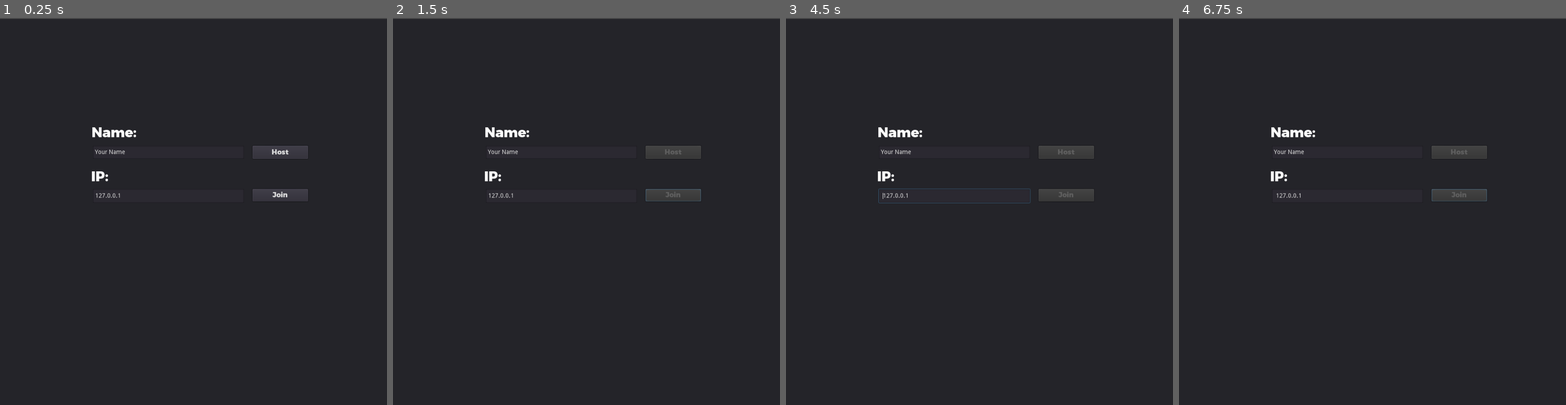
Above: before the commit, frames 1-4 (left to right).
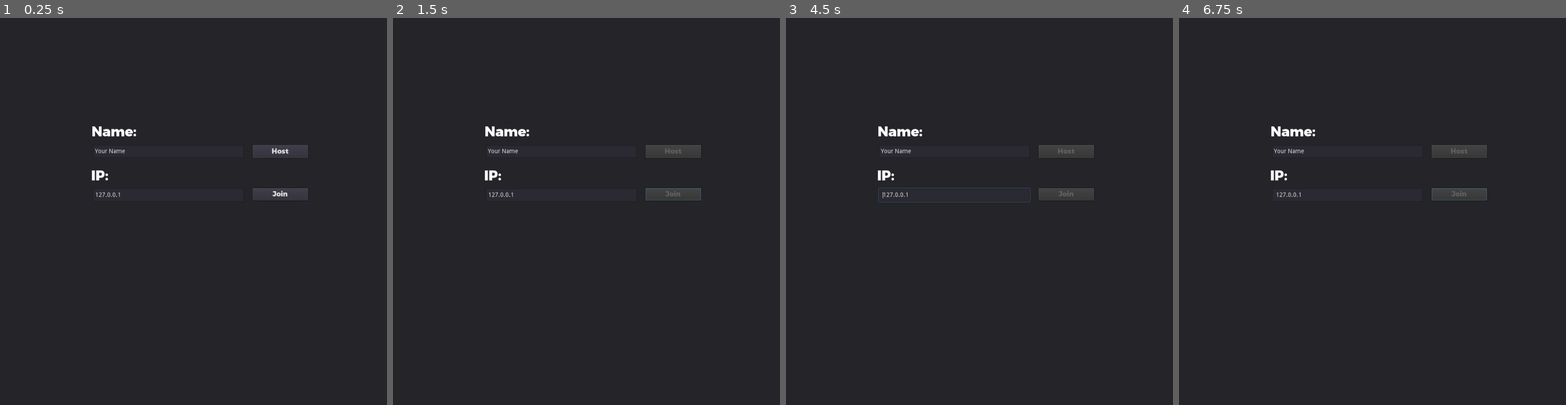
Above: after the commit, the same moments.

Repository: Roket132/GDMaze
Game: Godot game, scene res://Network/Lobby.tscn
The game is run twice, just before and just after one commit, with the same random seed, the same clock (stepped at 60 frames per second) and the same inputs.
Inputs (mouse positions are in pixels of both pictures, inside the frame that each line leads up to):
- Up to frame 1 (0.25 s): no input
- Up to frame 2 (1.5 s): tap Enter at 0.5 s; move the mouse to (671, 192) at 0.52 s; hold Right (ui_right) 0.53-1.25 s; hold Middle mouse button (cam_drag, bound only after the commit) 0.53-1.25 s; click (671, 192) at 0.67 s; drag from (509, 230) to (567, 288) at 1.27 s
- Up to frame 3 (4.5 s): move the mouse to (1018, 126) at 2.02 s; hold Right (ui_right) 2.03-2.75 s; hold Middle mouse button (cam_drag, bound only after the commit) 2.03-2.75 s; click (1018, 126) at 2.17 s; drag from (960, 288) to (863, 153) at 2.77 s; move the mouse to (1095, 269) at 3.52 s; hold Left (ui_left) 3.53-4.25 s; hold Middle mouse button (cam_drag, bound only after the commit) 3.53-4.25 s; click (1095, 269) at 3.67 s; tap Space at 4.25 s; drag from (863, 153) to (921, 114) at 4.27 s
- Up to frame 4 (6.75 s): tap Enter at 5, 6.5 s; move the mouse to (1391, 211) at 5.02 s; hold Down (ui_down) 5.03-5.75 s; hold Middle mouse button (cam_drag, bound only after the commit) 5.03-5.75 s; click (1391, 211) at 5.17 s; tap Space at 5.75 s; drag from (1314, 114) to (1295, 230) at 5.77 s; move the mouse to (1457, 192) at 6.52 s; hold Up (ui_up) from 6.53 s (still down); hold Middle mouse button (cam_drag, bound only after the commit) from 6.53 s (still down); click (1457, 192) at 6.67 s

The runs differ from the first frame. In frame 1, 0.6% of the frame differs, in the area x 0-100%, y 0-48%; in frame 2, 0.6%; in frame 3, 0.7%; in frame 4, 0.6%.
Error before the commit: Invalid get index '0' (on base: 'PoolStringArray'). (res://Map/Map.gd:26)
Error after the commit: Invalid get index '0' (on base: 'PoolStringArray'). (res://Map/Map.gd:29)

Commit message:
add spectator

Diff:
--- a/Map/Map.gd
+++ b/Map/Map.gd
@@ -7,12 +7,15 @@
 var BLOCK_SIZE = 64
 var DIFF = 32
 
+# height and width will init from input
+var height
+var width
+
 var map
 var items_dict = {}
 var spawn_positions = []
 
 func _ready():
-#	$players.set_as_toplevel(true)
 	load_map("C:/Users/Dmitry/Desktop/GODOT PICTURE/GDMaze.txt")
 	draw_map(map)
 
@@ -23,6 +26,9 @@
 	var file = File.new()
 	file.open(patch, file.READ)
 	var n = file.get_csv_line(" ")
+	height = n[0] as int
+	width = n[1] as int
+
 	map = create_2d_array(n[0], n[1])
 
 	for i in range(n[0]):
@@ -43,9 +49,7 @@
 			if type != "0" and type != "1" and scenes_dictionary.has(type):
 				var item = Scenes[scenes_dictionary[map[i][j]]].instance()
 				add_child(item)
-				print(i," ", j)
 				item.position = Vector2(j * BLOCK_SIZE + DIFF, i * BLOCK_SIZE + DIFF)
-				print("add")
 				items_dict[item.position] = item
 				#item.connect("hit_" + name_dictionary[type], $Player, "hit_" + name_dictionary[type])
 
@@ -58,8 +62,3 @@
 		arr.append([])
 		arr[i].resize(m)
 	return arr
-
-remote func remove_torch(i, j):
-	print("rem")
-	for i in items_dict:
-		print(i)
--- a/Map/Map.tscn
+++ b/Map/Map.tscn
@@ -55,5 +55,3 @@
 "B": "bonfire",
 "T": "torch"
 }
-
-[node name="players" type="Node2D" parent="."]
--- a/Network/Lobby.gd
+++ b/Network/Lobby.gd
@@ -48,6 +48,12 @@
 	$Connect/Join.disabled = false
 	$Connect/Error.set_text("Connection failed.")
 
+func _on_game_ended():
+	show()
+	$Connect.show()
+	$Players.hide()
+	$Connect/Host.disabled = false
+
 func _on_game_error(errtxt):
 	get_node("err").dialog_text = errtxt
 	get_node("err").popup_centered_minsize()
--- a/Network/Lobby.tscn
+++ b/Network/Lobby.tscn
@@ -32,8 +32,6 @@
 [node name="Connect" type="Panel" parent="."]
 anchor_right = 1.0
 anchor_bottom = 1.0
-margin_top = 1.75809
-margin_bottom = 1.75806
 
 [node name="Name" type="Label" parent="Connect"]
 anchor_top = 0.5
@@ -85,9 +83,9 @@
 
 [node name="Error" type="Label" parent="Connect"]
 margin_left = 215.0
-margin_top = 485.242
+margin_top = 487.0
 margin_right = 708.0
-margin_bottom = 522.242
+margin_bottom = 524.0
 
 [node name="Players" type="Panel" parent="."]
 visible = false
--- a/Network/gamestate.gd
+++ b/Network/gamestate.gd
@@ -11,6 +11,8 @@
 
 # Names for remote players in id:name format
 var players = {}
+# Ref to player instance
+var players_ref = []
 
 # Signals to let lobby GUI know what's going on
 signal player_list_changed()
@@ -63,7 +65,6 @@
 		for p_id in players: # Then, for each remote player
 			rpc_id(id, "register_player", p_id, players[p_id]) # Send player to new dude
 			rpc_id(p_id, "register_player", id, new_player_name) # Send new dude to player
-	print(player_name, " ", id, " ", new_player_name)
 	players[id] = new_player_name
 	emit_signal("player_list_changed")
 
@@ -75,14 +76,25 @@
 	get_tree().set_pause(true)
 	var world = load("res://Map/Map.tscn").instance()
 	get_tree().get_root().add_child(world)
-
 	get_tree().get_root().get_node("Lobby").hide()
 
+	load_players(world, spawn_points)
+	if get_tree().is_network_server():
+		load_spectator(world)
+
+	if not get_tree().is_network_server():
+		rpc_id(1, "ready_to_start", get_tree().get_network_unique_id())
+	elif players.size() == 0:
+		post_start_game()
+
+func load_players(world, spawn_points):
 	var player_scene = load("res://Player/Player.tscn")
 
 	for p_id in spawn_points:
 		var spawn_pos = Map.spawn_positions[spawn_points[p_id]]
 		var player = player_scene.instance()
+
+		players_ref.append(player)
 
 		player.set_name(str(p_id))
 		player.position = spawn_pos
@@ -91,18 +103,18 @@
 		if p_id == get_tree().get_network_unique_id():
 			# If node for this peer id, set name
 			player.set_player_name(player_name)
-			player.cam()
 		else:
 			# Otherwise set name from peer
 			player.set_player_name(players[p_id])
 		player.scale = Vector2(0.5, 0.5)
-		world.get_node("players").add_child(player)
+		world.add_child(player)
 
-	if not get_tree().is_network_server():
-		# Tell server we are ready to start
-		rpc_id(1, "ready_to_start", get_tree().get_network_unique_id())
-	elif players.size() == 0:
-		post_start_game()
+func load_spectator(world):
+	var spectator = load("res://Player/Spectator.tscn").instance()
+	spectator.set_map_size(Map.height, Map.width)
+	for pl in players_ref:
+		pl.connect("clicked", spectator, "_focus_on_pos")
+	world.add_child(spectator)
 
 remote func post_start_game():
 	get_tree().set_pause(false) # Unpause and unleash the game!
@@ -141,8 +153,8 @@
 func begin_game():
 	assert(get_tree().is_network_server())
 
-	var spawn_points = {1: 0}
-	var spawn_point_idx = 1
+	var spawn_points = {}
+	var spawn_point_idx = 0
 	for p in players:
 		spawn_points[p] = spawn_point_idx
 		spawn_point_idx += 1
@@ -152,9 +164,9 @@
 	pre_start_game(spawn_points)
 
 func end_game():
-	if has_node("/root/Map"): # Game is in progress
+	if has_node("/root/world"): # Game is in progress
 		# End it
-		get_node("/root/Map").queue_free()
+		get_node("/root/world").queue_free()
 
 	emit_signal("game_ended")
 	players.clear()
--- a/Player/Player.gd
+++ b/Player/Player.gd
@@ -16,12 +16,16 @@
 	have_a_torch = false
 }
 
+signal clicked(pawn)
+
 func _ready():
 	set_as_toplevel(true)
 
 	puppet_pos = position
 	new_pos = position
 	last_pos = position
+
+	move_and_slide(Vector2(0,0)) # to prevent unnecessary motion in start
 
 	if is_network_master():
 		$Camera2D.make_current()
@@ -52,6 +56,7 @@
 func make_puppet_step(puppet_pos):
 	var step = puppet_pos - position
 	if step != Vector2(0, 0):
+
 		make_step(1 if step.x > 0 else 0 if step.x == 0 else -1,
 				  1 if step.y > 0 else 0 if step.y == 0 else -1)
 
@@ -88,5 +93,8 @@
 	settings["have_a_torch"] = true
 	Map.rpc("remove_torch", 2, 2)
 
-func cam():
-	$Camera2D.set_enable_follow_smoothing(10)
+func _on_Player_input_event(viewport, event, shape_idx):
+	if event is InputEventMouseButton \
+	and event.button_index == BUTTON_LEFT \
+	and event.pressed:
+		emit_signal("clicked", self)
--- a/Player/Player.tscn
+++ b/Player/Player.tscn
@@ -1,21 +1,21 @@
 [gd_scene load_steps=7 format=2]
 
 [ext_resource path="res://Player/Player.gd" type="Script" id=1]
-[ext_resource path="res://Player/sprites/move_forward_1.png" type="Texture" id=2]
-[ext_resource path="res://Player/sprites/move_forward_2.png" type="Texture" id=3]
-[ext_resource path="res://Player/sprites/stay_forward.png" type="Texture" id=4]
+[ext_resource path="res://Player/sprites/stay_forward.png" type="Texture" id=2]
+[ext_resource path="res://Player/sprites/move_forward_1.png" type="Texture" id=3]
+[ext_resource path="res://Player/sprites/move_forward_2.png" type="Texture" id=4]
 
 [sub_resource type="SpriteFrames" id=1]
 animations = [ {
-"frames": [ ExtResource( 2 ), ExtResource( 3 ) ],
+"frames": [ ExtResource( 2 ) ],
+"loop": true,
+"name": "stay_forward",
+"speed": 5.0
+}, {
+"frames": [ ExtResource( 3 ), ExtResource( 4 ) ],
 "loop": true,
 "name": "move_forward",
 "speed": 10.0
-}, {
-"frames": [ ExtResource( 4 ) ],
-"loop": true,
-"name": "stay_forward",
-"speed": 5.0
 } ]
 
 [sub_resource type="RectangleShape2D" id=2]
@@ -23,6 +23,7 @@
 
 [node name="Player" type="KinematicBody2D"]
 position = Vector2( 0, -0.35849 )
+input_pickable = true
 script = ExtResource( 1 )
 __meta__ = {
 "_edit_group_": true
@@ -37,8 +38,4 @@
 shape = SubResource( 2 )
 
 [node name="Camera2D" type="Camera2D" parent="."]
-zoom = Vector2( 0.5, 0.5 )
-drag_margin_left = 0.0
-drag_margin_top = 0.0
-drag_margin_right = 0.0
-drag_margin_bottom = 0.0
+[connection signal="input_event" from="." to="." method="_on_Player_input_event"]
--- /dev/null
+++ b/Player/SmartCamera.gd
@@ -0,0 +1,43 @@
+extends Camera2D
+
+const MAX_ZOOM_LEVEL = 0.5
+const MIN_ZOOM_LEVEL = 4.0
+const ZOOM_INCREMENT = 0.5
+
+signal moved()
+signal zoomed()
+
+var _current_zoom_level = 1
+var _drag = false
+
+func _input(event):
+	if not get_tree().is_network_server():
+		return
+	if event.is_action_pressed("cam_drag"):
+        _drag = true
+	elif event.is_action_released("cam_drag"):
+        _drag = false
+	elif event.is_action("cam_zoom_in"):
+        _update_zoom(-ZOOM_INCREMENT, get_local_mouse_position())
+	elif event.is_action("cam_zoom_out"):
+        _update_zoom(ZOOM_INCREMENT, get_local_mouse_position())
+	elif event is InputEventMouseMotion && _drag:
+        set_offset(get_offset() - event.relative * _current_zoom_level)
+        emit_signal("moved")
+
+func _update_zoom(incr, zoom_anchor):
+    var old_zoom = _current_zoom_level
+    _current_zoom_level += incr
+    if _current_zoom_level < MAX_ZOOM_LEVEL:
+        _current_zoom_level = MAX_ZOOM_LEVEL
+    elif _current_zoom_level > MIN_ZOOM_LEVEL:
+        _current_zoom_level = MIN_ZOOM_LEVEL
+    if old_zoom == _current_zoom_level:
+        return
+
+    var zoom_center = zoom_anchor - get_offset()
+    var ratio = 1 - _current_zoom_level / old_zoom
+    set_offset(get_offset() + zoom_center*ratio)
+
+    set_zoom(Vector2(_current_zoom_level, _current_zoom_level))
+    emit_signal("zoomed")
--- /dev/null
+++ b/Player/SmartCamera.tscn
@@ -0,0 +1,10 @@
+[gd_scene load_steps=2 format=2]
+
+[ext_resource path="res://Player/SmartCamera.gd" type="Script" id=1]
+
+[node name="SmartCamera" type="Camera2D"]
+drag_margin_left = 0.0
+drag_margin_top = 0.0
+drag_margin_right = 0.0
+drag_margin_bottom = 0.0
+script = ExtResource( 1 )
--- /dev/null
+++ b/Player/Spectator.gd
@@ -0,0 +1,29 @@
+extends Camera2D
+
+var mouse_captured = false
+
+var focus_pawn = null
+
+func _ready():
+	make_current()
+
+func _input(event):
+	if event.is_action_pressed("cam_drag"):
+		mouse_captured = true
+		focus_pawn = null
+	elif event.is_action_released("cam_drag"):
+		mouse_captured = false
+	if mouse_captured && event is InputEventMouseMotion:
+		set_offset(get_offset() - event.relative)
+
+func _physics_process(delta):
+	if focus_pawn != null:
+		position = focus_pawn.position
+
+func set_map_size(h, w):
+	limit_right = (w + 1) * 64
+	limit_bottom = (h + 1) * 64
+
+func _focus_on_pos(pawn):
+	set_offset(Vector2(0, 0)) # some kinde of magic with offset :|
+	focus_pawn = pawn
--- /dev/null
+++ b/Player/Spectator.tscn
@@ -0,0 +1,13 @@
+[gd_scene load_steps=2 format=2]
+
+[ext_resource path="res://Player/Spectator.gd" type="Script" id=1]
+
+[node name="Spectator" type="Camera2D"]
+limit_left = -64
+limit_top = -64
+limit_smoothed = true
+drag_margin_left = 0.0
+drag_margin_top = 0.0
+drag_margin_right = 0.0
+drag_margin_bottom = 0.0
+script = ExtResource( 1 )
--- a/project.godot
+++ b/project.godot
@@ -41,6 +41,24 @@
 window/size/height=896
 window/size/resizable=false
 
+[input]
+
+cam_drag={
+"deadzone": 0.5,
+"events": [ Object(InputEventMouseButton,"resource_local_to_scene":false,"resource_name":"","device":0,"alt":false,"shift":false,"control":false,"meta":false,"command":false,"button_mask":0,"position":Vector2( 0, 0 ),"global_position":Vector2( 0, 0 ),"factor":1.0,"button_index":3,"pressed":false,"doubleclick":false,"script":null)
+ ]
+}
+cam_zoom_in={
+"deadzone": 0.5,
+"events": [ Object(InputEventKey,"resource_local_to_scene":false,"resource_name":"","device":0,"alt":true,"shift":false,"control":false,"meta":false,"command":false,"pressed":false,"scancode":16777235,"unicode":0,"echo":false,"script":null)
+ ]
+}
+cam_zoom_out={
+"deadzone": 0.5,
+"events": [ Object(InputEventKey,"resource_local_to_scene":false,"resource_name":"","device":0,"alt":true,"shift":false,"control":false,"meta":false,"command":false,"pressed":false,"scancode":16777236,"unicode":0,"echo":false,"script":null)
+ ]
+}
+
 [rendering]
 
 environment/default_environment="res://default_env.tres"
Not shown, changed: debug.log
